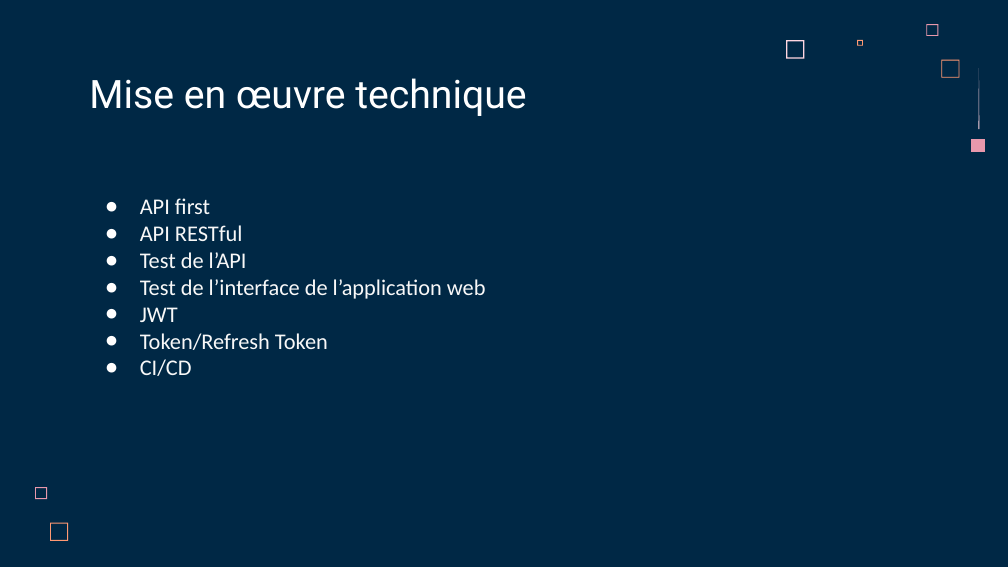
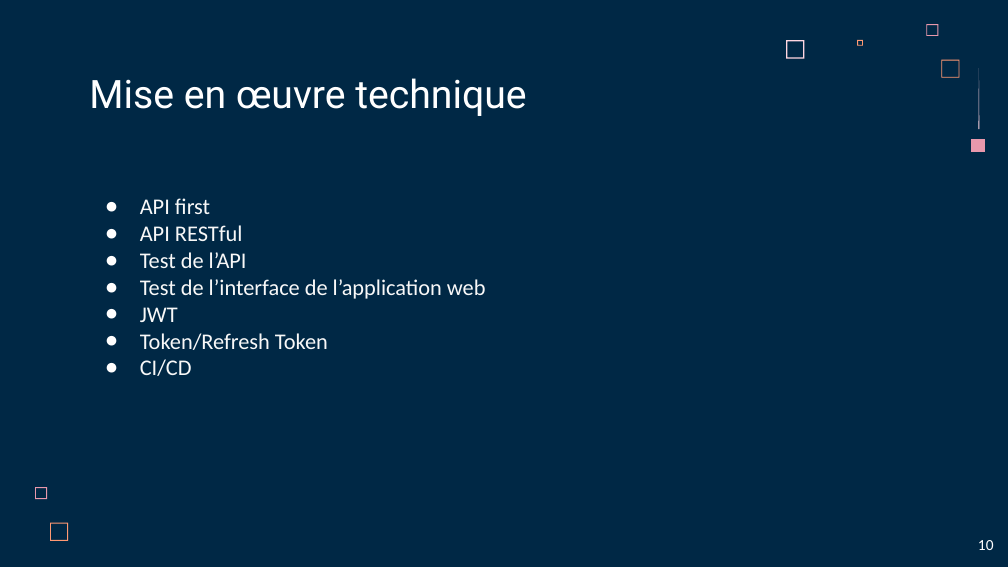
Before and after one commit to LoicSERRE/Projet-annuel-BUT3, a slide deck: slide 10 of Revue de projet/Diapo revue de projet.pptx. Drawn at 1008x567 pixels with LibreOffice and Linux fonts; fonts in the diff are those of the drawing. Boxes give left, top, right and bottom in pixels: in the first picture for what was removed or moved away, otherwise in the second. Text is boxed around its words. In the diff, an @@ line names an element or a change of style, - is before the commit and + after.

```diff
--- a/Revue de projet/Diapo revue de projet.pptx
+++ b/Revue de projet/Diapo revue de projet.pptx
@@ text added at bbox=[978, 540, 994, 550], 11 pt, text #FFFFFF @@
+10
```
Also in this commit, not shown: 15 other slides changed, 1 slide added.
